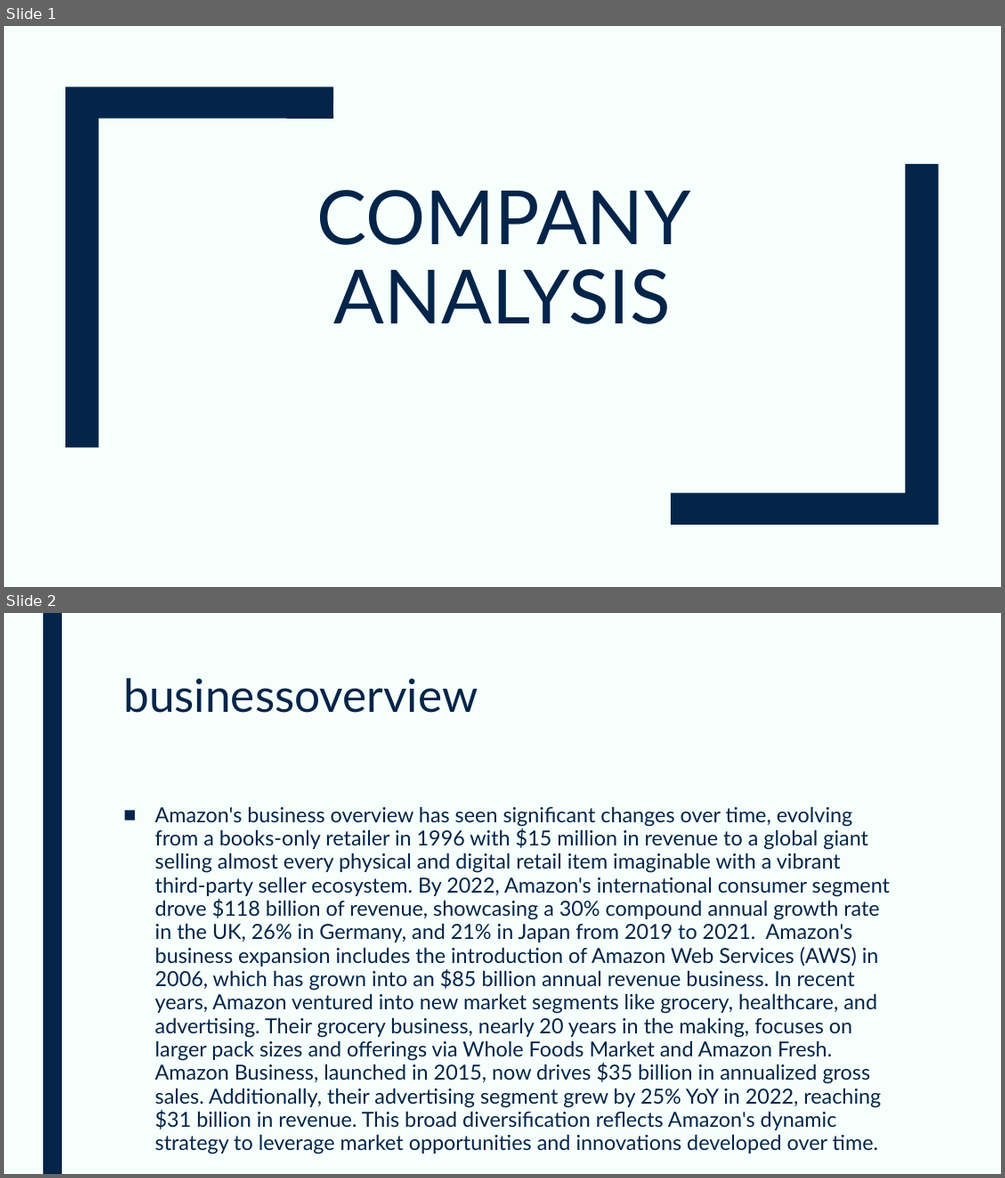
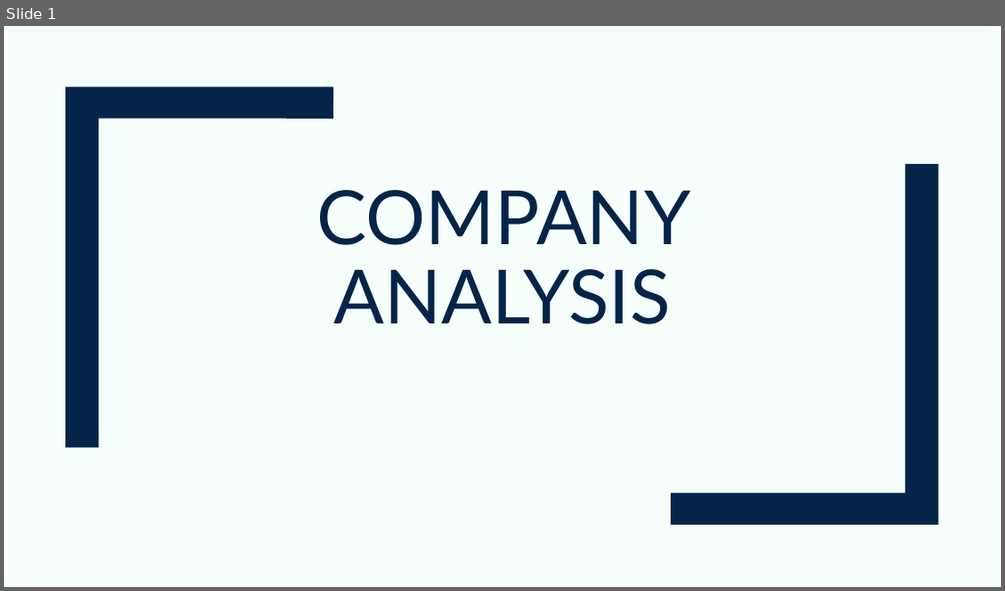
Before and after one commit to devangovind/AMUCLDISS, a slide deck: fastapi-backend/pres/output.pptx. Shown one above the other, each under a label of ours: slides 1 and 2 before the commit, slide 1 after it. The pictures are 1005x1178 and 1005x591 pixels, drawn with LibreOffice and Linux fonts; fonts in the diff are those of the drawing. Boxes give left, top, right and bottom in pixels: in the first picture for what was removed or moved away, otherwise in the second. Text is boxed around its words. In the diff, an @@ line names an element or a change of style, - is before the commit and + after.

```diff
--- a/fastapi-backend/pres/output.pptx
+++ b/fastapi-backend/pres/output.pptx
@@ slide 2 removed at <box>4,613,1001,1174</box>, background #F6FFFB @@
@@ rectangle removed at <box>43,613,62,1174</box> @@
@@ title removed at <box>123,678,477,713</box> @@
-businessoverview
@@ text removed at <box>155,806,890,1154</box> @@
-■ Amazon's business overview has seen significant changes over time, evolving from a books-only retailer in 1996 with $15 million in revenue to a global giant selling almost every physical and digital retail item imaginable with a vibrant third-party seller ecosystem. By 2022, Amazon's international consumer segment drove $118 billion of revenue, showcasing a 30% compound annual growth rate in the UK, 26% in Germany, and 21% in Japan from 2019 to 2021. Amazon's business expansion includes the introduction of Amazon Web Services (AWS) in 2006, which has grown into an $85 billion annual revenue business. In recent years, Amazon ventured into new market segments like grocery, healthcare, and advertising. Their grocery business, nearly 20 years in the making, focuses on larger pack sizes and offerings via Whole Foods Market and Amazon Fresh. Amazon Business, launched in 2015, now drives $35 billion in annualized gross sales. Additionally, their advertising segment grew by 25% YoY in 2022, reaching $31 billion in revenue. This broad diversification reflects Amazon's dynamic strategy to leverage market opportunities and innovations developed over time.
```
Also in this commit, not shown: 2 slides added, 7 other slides removed, 3 other files.
